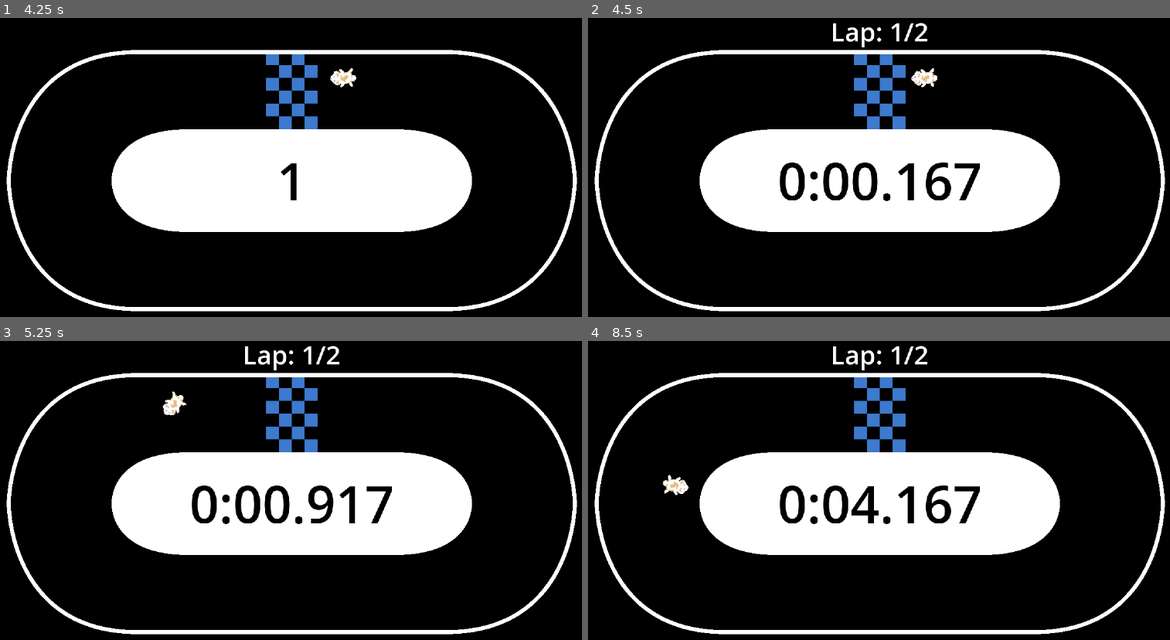
Above: before the commit, frames 1-4 (two rows, left to right).
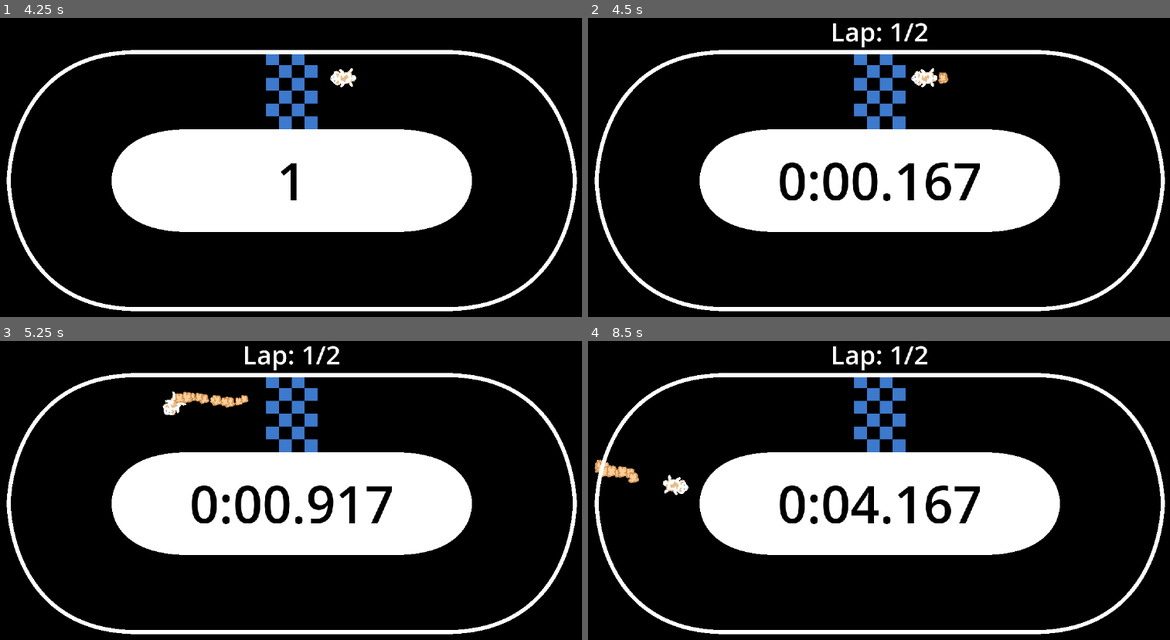
Above: after the commit, the same moments.

Repository: ChrisCee2/20gc4indy500
Game: Godot game, scene res://main_menu.tscn
The game is run twice, just before and just after one commit, with the same random seed, the same clock (stepped at 60 frames per second) and the same inputs. Sound files missing from this copy of the repository are replaced by a short silence.
Inputs (mouse positions are in pixels of both pictures, inside the frame that each line leads up to):
- Up to frame 1 (4.25 s): click "Time Trial" at 0.5 s; click "Circle Track" at 1.25 s; tap Enter at 2 s; move the mouse to (424, 164) at 2.02 s; hold D (right) 2.03-2.78 s; tap Space (return_to_menu) at 2.75 s; move the mouse to (168, 197) at 2.77 s; hold S (down) 2.78-3.53 s; move the mouse to (355, 104) at 3.52 s; hold D (right) from 3.53 s (still down)
- Up to frame 2 (4.5 s): tap Enter at 4.25 s; move the mouse to (849, 251) at 4.27 s; release D (right) at 4.28 s; hold W (up) from 4.28 s (still down)
- Up to frame 3 (5.25 s): move the mouse to (477, 556) at 5.02 s; release W (up) at 5.03 s; hold A (left) from 5.03 s (still down)
- Up to frame 4 (8.5 s): move the mouse to (692, 451) at 5.77 s; move the mouse to (908, 502) at 6.52 s; release A (left) at 6.53 s; hold S (down) 6.53-7.28 s; move the mouse to (785, 415) at 7.27 s; hold D (right) 7.28-8.03 s; move the mouse to (1012, 487) at 8.02 s; hold W (up) from 8.03 s (still down)

Frame 1 is identical in both runs. In frame 2, less than 0.1% of the frame differs, in the area x 60-63%, y 18-22%; in frame 3, 0.4%, in the area x 30-43%, y 16-23%; in frame 4, 0.3%.

Commit message:
GC4-17: Add fart particles

Diff:
--- a/player.gd
+++ b/player.gd
@@ -7,6 +7,7 @@
 @onready var input_controller: InputController = $InputController
 @onready var move_controller: MoveController = $MoveController
 @onready var animation_player: AnimationPlayer = $AnimationPlayer
+@onready var fart_particles: CPUParticles2D = $FartParticles
 
 
 var player_keys: Dictionary = {}
@@ -18,9 +19,17 @@
 var max_animation_speed: float = 8.0
 var animation_speed_scale: float = .01
 
+var min_fart: int = 2
+var max_fart: int = 12
+var no_fart_range: float = 0.1
+var max_fart_speed: float = 4.0
+var min_fart_explosiveness: float = 0.5
+var should_fart: bool = true
+
 
 func _ready() -> void:
 	animation_player.play("run")
+	fart_particles.finished.connect(update_fart)
 
 
 func set_keys(keys: Dictionary) -> void:
@@ -51,10 +60,29 @@
 	emit_signal("lapped")
 
 
+func get_current_speed() -> float:
+	return maxf(linear_velocity.length(), angular_velocity) * animation_speed_scale
+
+
 func _process(delta: float) -> void:
-	var speed: float = maxf(linear_velocity.length(), angular_velocity) * animation_speed_scale
+	var speed: float = get_current_speed()
 	animation_player.speed_scale = minf(speed, max_animation_speed)
+
+	if speed <= no_fart_range:
+		should_fart = false
+	else:
+		should_fart = true
+		if not fart_particles.emitting:
+			fart_particles.emitting = true
 
 
 func set_ignored_keys(keys: Dictionary[String, int]) -> void:
 	input_controller.keys_to_ignore = keys
+
+
+func update_fart() -> void:
+	var fart_ratio: float = minf(get_current_speed() / max_fart_speed, 1.0)
+	fart_particles.amount = maxi(ceili(fart_ratio * max_fart), min_fart)
+	fart_particles.explosiveness = maxf(1 - fart_ratio, min_fart_explosiveness)
+
+	fart_particles.emitting = should_fart
--- a/player.tscn
+++ b/player.tscn
@@ -1,9 +1,10 @@
-[gd_scene load_steps=9 format=3 uid="uid://c7w7th8hmqmmy"]
+[gd_scene load_steps=11 format=3 uid="uid://c7w7th8hmqmmy"]
 
 [ext_resource type="PackedScene" uid="uid://dhqthycfevgqo" path="res://controllers/input_controller.tscn" id="1_4flbx"]
 [ext_resource type="Script" uid="uid://dkijcxyh5de2g" path="res://player.gd" id="1_i3pqv"]
 [ext_resource type="Texture2D" uid="uid://dissuvs6jspv6" path="res://assets/dog.png" id="2_hqtel"]
 [ext_resource type="PackedScene" uid="uid://c8ucqao0nfxhn" path="res://controllers/move_controller.tscn" id="2_onrkg"]
+[ext_resource type="Texture2D" uid="uid://d10nh82at4vmt" path="res://assets/fart.png" id="5_sweqy"]
 
 [sub_resource type="CapsuleShape2D" id="CapsuleShape2D_hqtel"]
 radius = 16.0
@@ -47,6 +48,11 @@
 &"run": SubResource("Animation_hqtel")
 }
 
+[sub_resource type="Curve" id="Curve_sweqy"]
+_limits = [0.0, 2.0, 0.0, 1.0]
+_data = [Vector2(0.00483092, 0), 0.0, 4.99626, 0, 0, Vector2(1, 0), -4.24719, 0.0, 0, 0]
+point_count = 2
+
 [node name="Player" type="RigidBody2D"]
 linear_damp_mode = 1
 linear_damp = 10.0
@@ -72,3 +78,23 @@
 libraries = {
 &"": SubResource("AnimationLibrary_2hs0m")
 }
+
+[node name="FartParticles" type="CPUParticles2D" parent="."]
+texture_filter = 1
+position = Vector2(0, 22)
+emitting = false
+amount = 4
+texture = ExtResource("5_sweqy")
+lifetime = 0.6
+one_shot = true
+explosiveness = 1.0
+lifetime_randomness = 0.5
+direction = Vector2(0, 1)
+spread = 30.0
+gravity = Vector2(0, 0)
+initial_velocity_min = 60.0
+initial_velocity_max = 80.0
+damping_min = 100.0
+damping_max = 120.0
+damping_curve = SubResource("Curve_sweqy")
+scale_amount_min = 0.5
Binary file added: assets/fart.aseprite
Binary file added: assets/fart.png
Not shown, added: assets/fart.png.import
